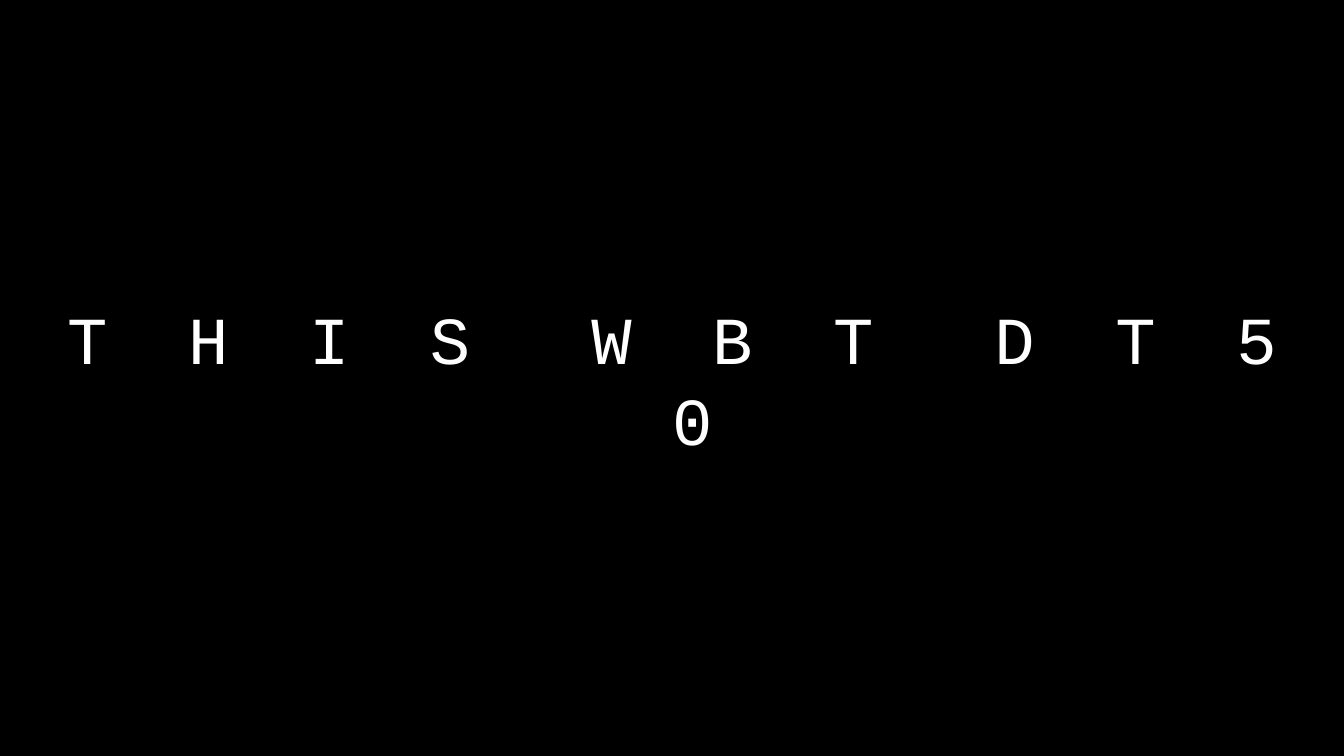
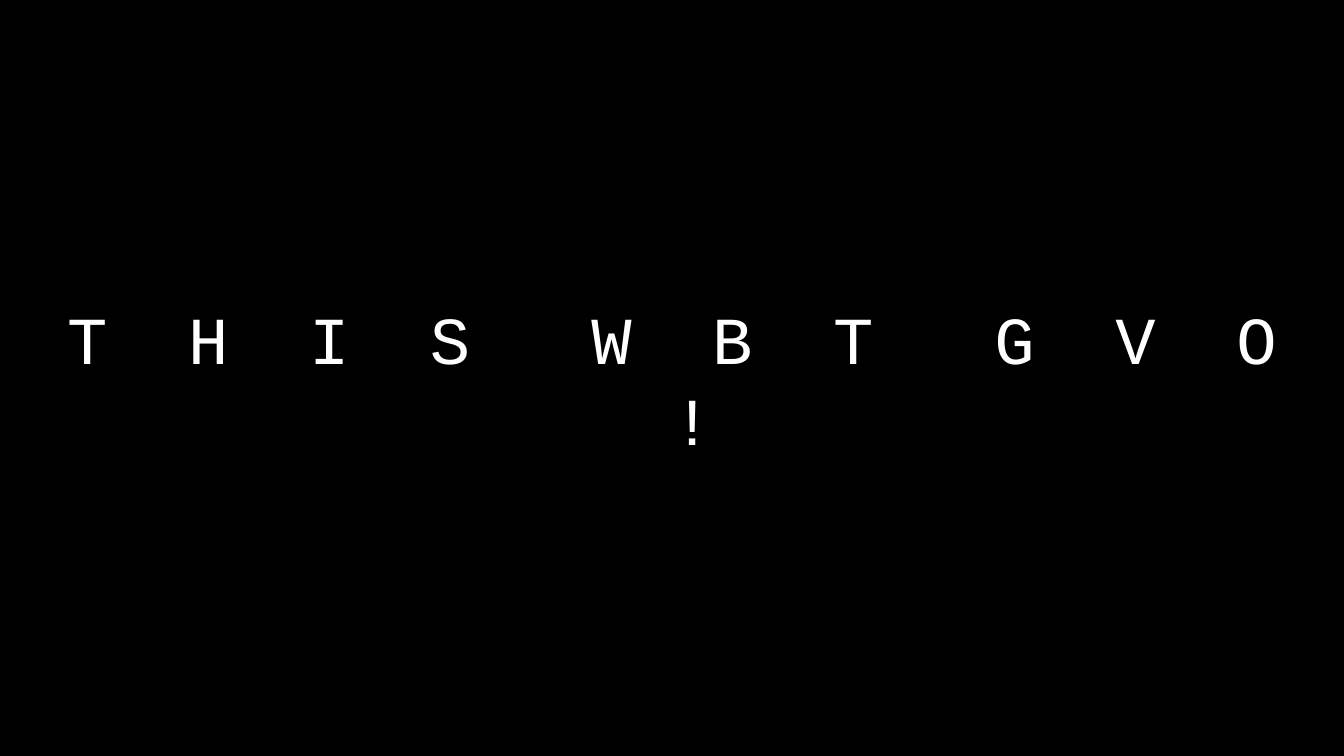
Before and after one commit to SQ4007-2025/website, a slide deck: slide 163 of lectures/slides_3.pptx. Drawn at 1344x756 pixels with LibreOffice and Linux fonts; fonts in the diff are those of the drawing. Boxes give left, top, right and bottom in pixels: in the first picture for what was removed or moved away, otherwise in the second. Text is boxed around its words. In the diff, an @@ line names an element or a change of style, - is before the commit and + after.

```diff
--- a/lectures/slides_3.pptx
+++ b/lectures/slides_3.pptx
@@ title at (67,319,1276,365): text changed @@
-T H I S W B T D T 5 0
+T H I S W B T G V O !
```
Also in this commit, not shown: 10 other slides changed, 2 slides added, 1 slide removed, 4 other files.
